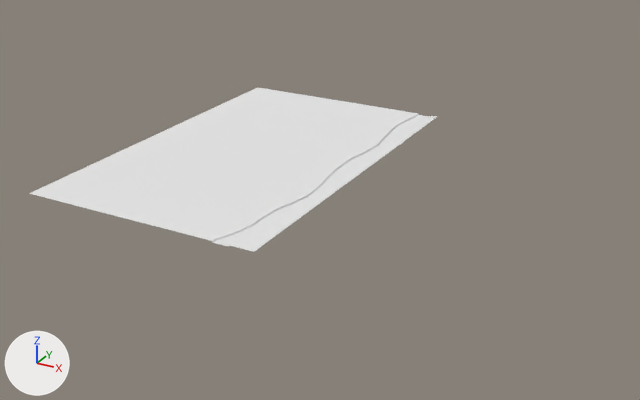
Renders of the OBJ model Assets/Prefabs/Roads/left-straight1.obj from each side of a commit.
The view is the same before and after, from a 50 mm lens placed at (164.0, -297.0, 132.0), pointed at (5.0, -8.0, -12.0). Arrows for +X, +Y and +Z are at lower left; the lights stay in place. Where no turn or scale is listed for an object, it has been applied to the vertices.

The first picture shows 'Plane.005_Plane.006'.
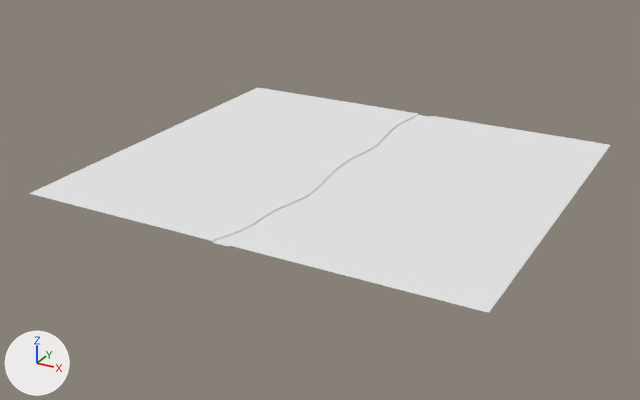
Where the change shows, as pixel boxes [x1, y1, x2, y2] in the pictures (640 x 400 px; the box of a moved part takes in the faces that stretch with it):
```json
{"object": "Plane.005_Plane.006", "change": "reshaped", "before": [29, 87, 437, 252], "after": [29, 87, 610, 313], "on screen": "42% wider, 37% taller"}
{"part": 1, "of": "me_plane_005_plane_006", "change": "moved or reshaped", "before": [232, 116, 437, 252], "after": [232, 116, 610, 313]}
```

Edits to the scene script, one JSON object a line:
```json
{"block": "me_plane_005_plane_006", "where": "me_plane_005_plane_006.from_pydata(...)  # 420 vertices, 369 faces; spans x -80.0..20.0, y -80.0..80.0, z -1.0..0.0"}
{"block": "me_plane_005_plane_006", "where": "# used by ob_plane_005_plane_006; location = (0.0, 0.0, 0.0)"}
{"block": "me_plane_005_plane_006", "change": "me_plane_005_plane_006 part 1: all 42 vertices in x 20.0, y -80.0..80.0, z 0.0 are moved by (80.0, 0.0, 0.0)"}
```
